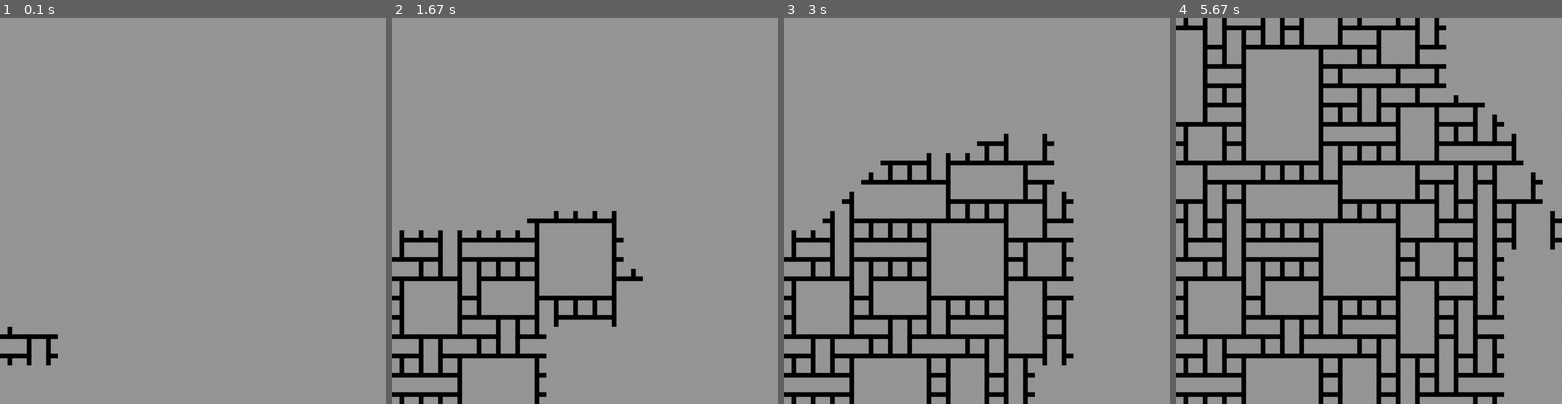
Above: before the commit, frames 1-4 (left to right).
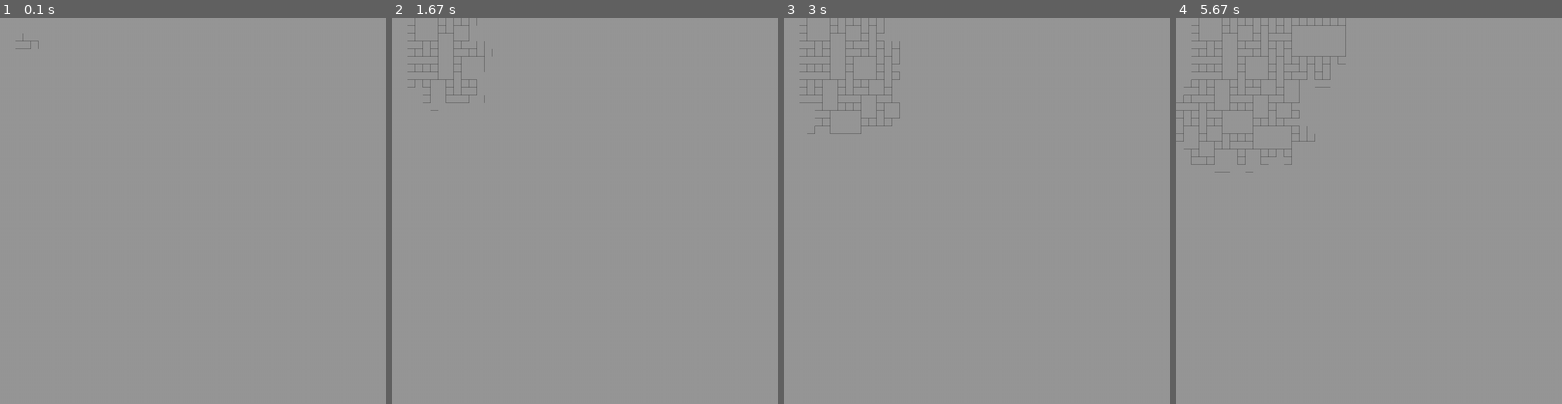
Above: after the commit, the same moments.

Repository: joolienhoolien/Wave_Function_Collapse
Game: pygame game, started from app/main.py
Two runs of this game, one before a commit and one after it. Both use one fixed random seed, a clock stepped at 60 frames per second and the inputs below.
Inputs:
- Up to frame 1 (0.1 s): no input
- Up to frame 2 (1.67 s): no input
- Up to frame 3 (3 s): no input
- Up to frame 4 (5.67 s): no input

The runs differ from the first frame. In frame 1, 0.6% of the frame differs, in the area x 0-15%, y 4-90%; in frame 2, 7.3%; in frame 3, 14%; in frame 4, 26%, in the area x 0-100%, y 0-100%.

Commit message:
Adding gif before refactoring probably breaks the project for a while

Diff:
--- a/app/main.py
+++ b/app/main.py
@@ -21,7 +21,7 @@
 FPS = 60
 
 #Grid
-GRID_DIM = 20
+GRID_DIM = 50
 grid = []
 
 #Tiles
@@ -59,9 +59,9 @@
          LEFT: {DOWN, RIGHT, UP}
            },
 }
-
 FINISHED_COLLAPSING = False
-
+SPRITE_SIZE_W, SPRITE_SIZE_H = SCREEN_WIDTH // GRID_DIM, SCREEN_HEIGHT // GRID_DIM
+print(SPRITE_SIZE_W, SPRITE_SIZE_H)
 
 class Tile(pygame.sprite.Sprite):
     collapsed = False
@@ -70,7 +70,8 @@
 
     def __init__(self, x, y, tile):
         super().__init__()
-        self.image = pygame.image.load(tiles[tile])
+        self.image = pygame.image.load(tiles[tile]).convert_alpha()
+        self.image = pygame.transform.scale(self.image, (SPRITE_SIZE_W, SPRITE_SIZE_H))
         self.rect = self.image.get_rect()
         self.rect.center = (x,y)
 
@@ -104,6 +105,7 @@
             y = tile_y_center + (tile_width * j)
 
             grid[i][j] = Tile(x, y, BLANK)
+            print(x,y)
 
 
 def draw_tiles():
@@ -133,29 +135,20 @@
         to_collapse_data = random.choice(lowest_entropy)
         tile, x, y = to_collapse_data
         tile.collapse()
-        print(f"Collapsing tile at grid[{x},{y}] into {tile.value}")
 
         # 3. Update neighboring tiles using intersection of rules and options
         if x != 0:
             tile_left = grid[x - 1][y]
-            print(f"Looking at neighbor UP... ({x - 1}, {y}), options={tile_left.options}")
             tile_left.options = tile_left.options & TILE_RULES[tile.value][LEFT]
-            print(f"After update... ({x - 1}, {y}), options={tile_left.options}")
         if x != GRID_DIM - 1:
             tile_right = grid[x + 1][y]
-            print(f"Looking at neighbor DOWN... ({x + 1}, {y}), options={tile_right.options}")
             tile_right.options = tile_right.options & TILE_RULES[tile.value][RIGHT]
-            print(f"After update... ({x + 1}, {y}), options={tile_right.options}")
         if y != 0:
             tile_up = grid[x][y - 1]
-            print(f"Looking at neighbor LEFT... ({x}, {y - 1}), options={tile_up.options}")
             tile_up.options = tile_up.options & TILE_RULES[tile.value][UP]
-            print(f"After update... ({x}, {y - 1}), options={tile_up.options}")
         if y != GRID_DIM - 1:
             tile_down = grid[x][y + 1]
-            #print(f"Looking at neighbor RIGHT... ({x}, {y + 1}), options={tile_down.options}")
             tile_down.options = tile_down.options & TILE_RULES[tile.value][DOWN]
-            #print(f"After update... ({x}, {y + 1}), options={tile_down.options}")
 
     else:
         FINISHED_COLLAPSING = True
@@ -170,7 +163,6 @@
 
         #If there remains a single tile not collapsed...
         if not FINISHED_COLLAPSING:
-            print("\n\nCollapsing tiles...")
             collapse_tiles()
 
         draw_tiles()
Binary file added: gifs/WaveFunctionCollapse.gif
